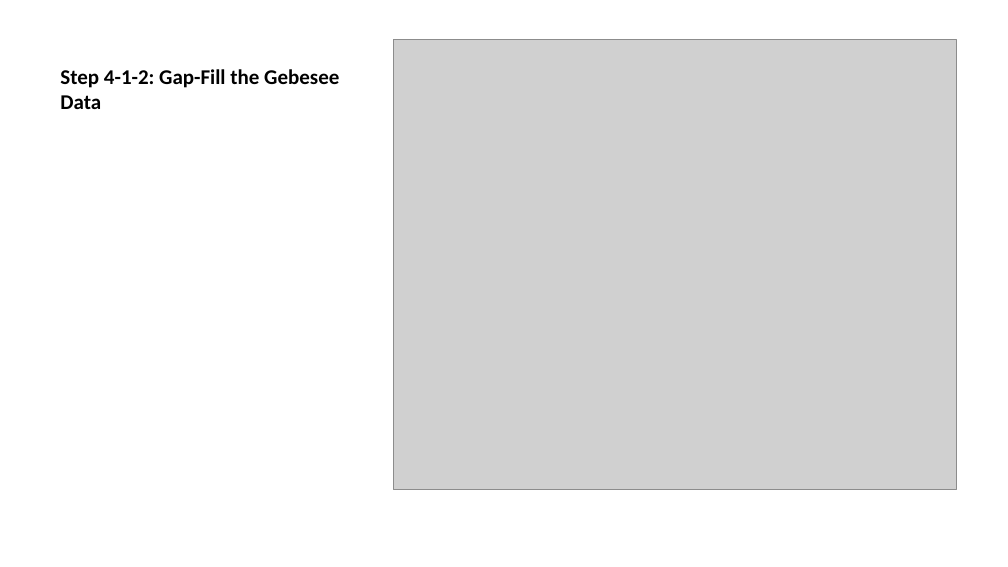
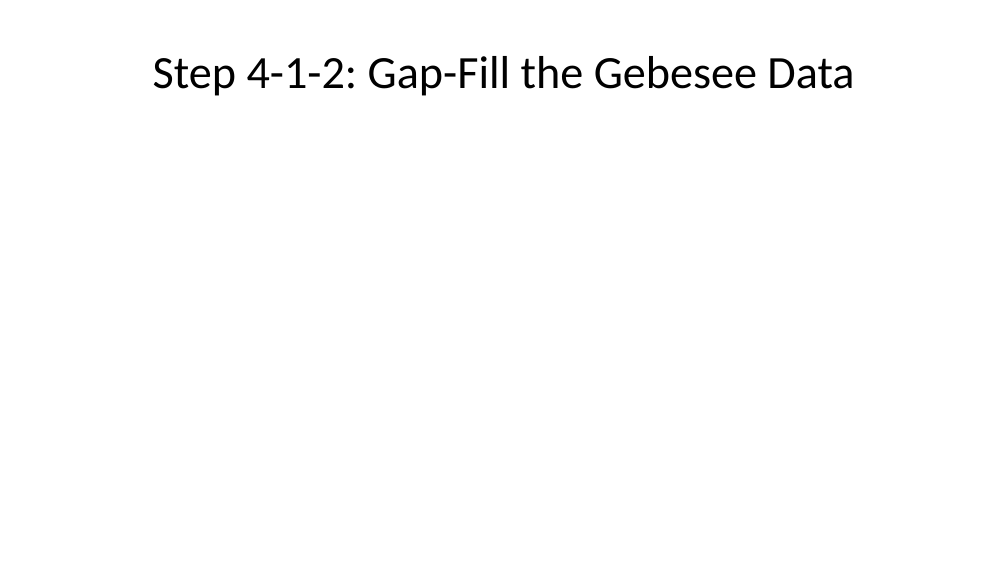
Before and after one commit to yusriy/reddyproc_class, a slide deck: slide 29 of R/REddyProc_presentation.pptx (slide 12 before the commit). Drawn at 1008x567 pixels with LibreOffice and Linux fonts; fonts in the diff are those of the drawing; grey boxes stand for pictures. Boxes give left, top, right and bottom in pixels: in the first picture for what was removed or moved away, otherwise in the second. Text is boxed around its words. In the diff, an @@ line names an element or a change of style, - is before the commit and + after.

```diff
--- a/R/REddyProc_presentation.pptx
+++ b/R/REddyProc_presentation.pptx
@@ title "Step 4-1-2: Gap-Fill the Gebesee ..." at (x1=153, y1=56, x2=854, y2=96): size 15 to 33 pt, bold off; alignment left to centre; vertical alignment bottom to middle @@
@@ picture removed at (x1=393, y1=39, x2=956, y2=490) @@
```
Also in this commit, not shown: 13 other slides changed, 40 slides added, 3 slides removed, 9 other files.
